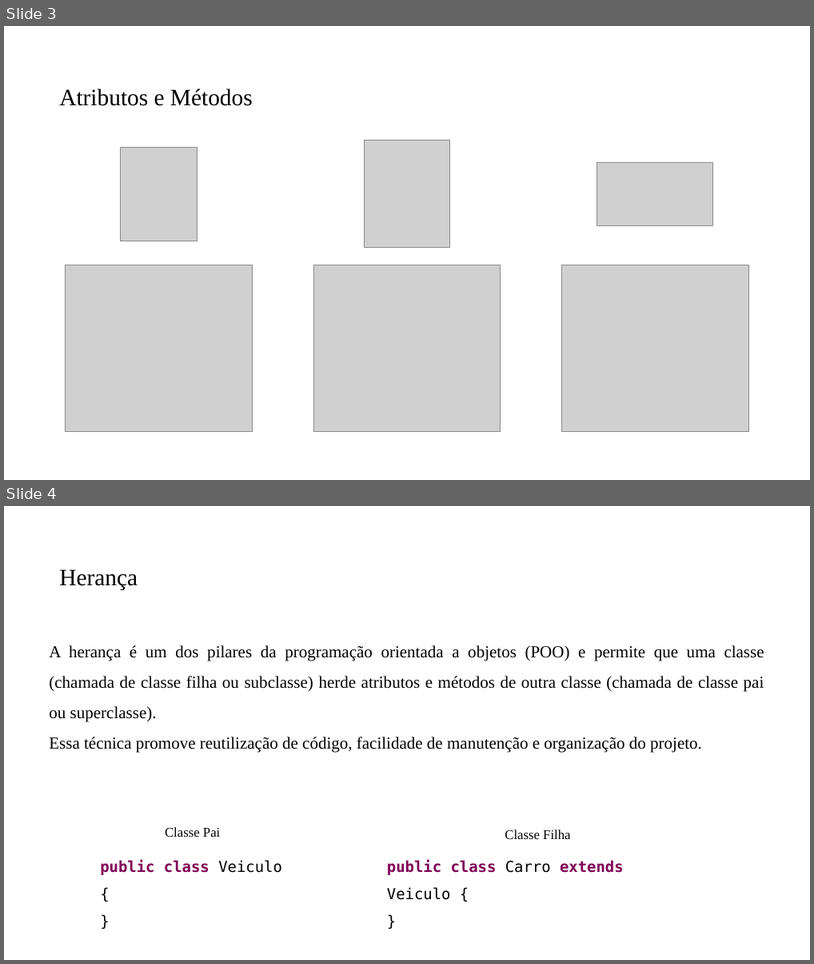
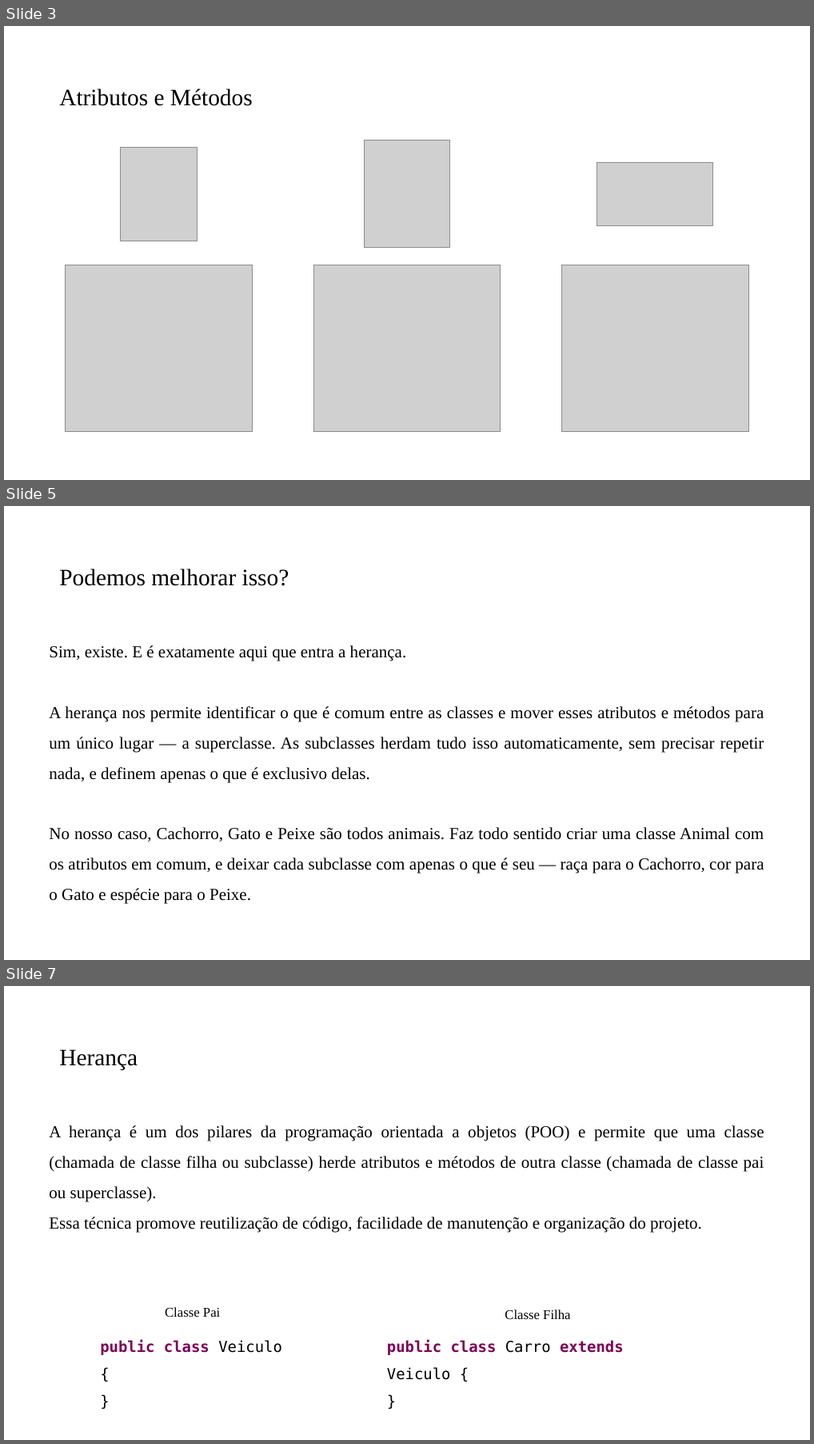
Before and after one commit to PedroMiho/UMC, a slide deck: Projeto de Software e Segurança da Informação - 2026/Projeto de Software/Aula07-HerançaPolimorfismo/Herança e Porlimosfismo.pptx. Shown one above the other, each under a label of ours: slides 3 and 4 before the commit, slides 3, 5 and 7 after it; the slides between them are not shown. The pictures are 814x964 and 814x1444 pixels, drawn with LibreOffice and Linux fonts; fonts in the diff are those of the drawing; grey boxes stand for pictures; background and template pictures are left out. Boxes give left, top, right and bottom in pixels: in the first picture for what was removed or moved away, otherwise in the second. Text is boxed around its words. In the diff, an @@ line names an element or a change of style, - is before the commit and + after.

```diff
--- a/Projeto de Software e Segurança da Informação - 2026/Projeto de Software/Aula07-HerançaPolimorfismo/Herança e Porlimosfismo.pptx
+++ b/Projeto de Software e Segurança da Informação - 2026/Projeto de Software/Aula07-HerançaPolimorfismo/Herança e Porlimosfismo.pptx
@@ slide 5 added at (x1=4, y1=506, x2=810, y2=960), background #FFFFFF @@
@@ title added at (x1=59, y1=568, x2=290, y2=586), 28 pt, text #000000 @@
+Podemos melhorar isso?
@@ text added at (x1=49, y1=645, x2=765, y2=904), 20 pt, text #000000 @@
+Sim, existe. E é exatamente aqui que entra a herança.
+A herança nos permite identificar o que é comum entre as classes e mover esses atributos e métodos para um único lugar — a superclasse. As subclasses herdam tudo isso automaticamente, sem precisar repetir nada, e definem apenas o que é exclusivo delas.
+No nosso caso, Cachorro, Gato e Peixe são todos animais. Faz todo sentido criar uma classe Animal com os atributos em comum, e deixar cada subclasse com apenas o que é seu — raça para o Cachorro, cor para o Gato e espécie para o Peixe.
@@ what was slide 4 is now slide 7 @@
```
Also in this commit, not shown: 1 slide changed, 2 other slides added, 7 other files.
